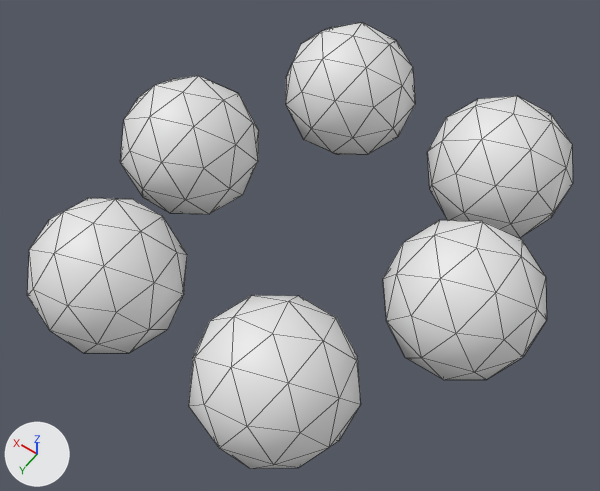
Before and after pictures for a commit that changed the Blender file data/models/bracelet.blend.
Before and after are seen from a 50 mm camera at (-0.376, 0.489, 0.746) aimed at (-0.03, 0.004, -0.016). The axes (+X, +Y, +Z) are drawn at lower left. The lights are the same throughout. Mesh edges are drawn as thin lines.
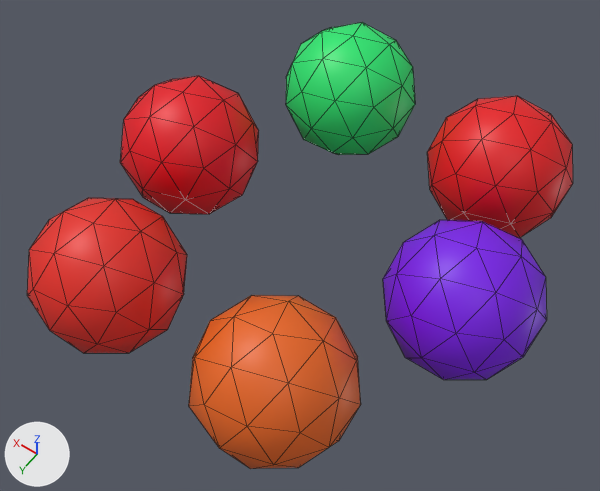
Commit message: Made the bracelet colorful

The change, as a list of edits to the scene's bpy script:
```text
Add mat_material_006:
    mat_material_006 = principled_material('Material.006')
    mat_material_006.base_color = (0.0174, 0.8, 0.163)  # green #24e770
Add mat_material_004:
    mat_material_004 = principled_material('Material.004')
    mat_material_004.base_color = (0.8, 0.00286, 0.0117)  # red #e7091c
Add mat_material_002:
    mat_material_002 = principled_material('Material.002')
    mat_material_002.base_color = (0.8, 0.0245, 0.0149)  # red #e72b21
Add mat_material_003:
    mat_material_003 = principled_material('Material.003')
    mat_material_003.base_color = (0.8, 0.131, 0.0104)  # orange #e7651a
Add mat_material_001:
    mat_material_001 = principled_material('Material.001')
    mat_material_001.base_color = (0.8, 0.00622, 0.00986)  # red #e71219
Add mat_material_005:
    mat_material_005 = principled_material('Material.005')
    mat_material_005.base_color = (0.194, 0.00453, 0.8)  # purple #7a0ee7
Change me_icosphere:
    where me_icosphere.from_pydata(...)  # 42 vertices, 80 faces; spans x -0.95..0.95, y -1.0..1.0, z -1.0..1.0
    add me_icosphere.materials.append(mat_material_005)  # purple #7a0ee7
Change me_icosphere_001:
    where me_icosphere_001.from_pydata(...)  # 42 vertices, 80 faces; spans x -0.95..0.95, y -1.0..1.0, z -1.0..1.0
    add me_icosphere_001.materials.append(mat_material_001)  # red #e71219
Change me_icosphere_002:
    where me_icosphere_002.from_pydata(...)  # 42 vertices, 80 faces; spans x -0.95..0.95, y -1.0..1.0, z -1.0..1.0
    add me_icosphere_002.materials.append(mat_material_003)  # orange #e7651a
Change me_icosphere_003:
    where me_icosphere_003.from_pydata(...)  # 42 vertices, 80 faces; spans x -0.95..0.95, y -1.0..1.0, z -1.0..1.0
    add me_icosphere_003.materials.append(mat_material_002)  # red #e72b21
Change me_icosphere_004:
    where me_icosphere_004.from_pydata(...)  # 42 vertices, 80 faces; spans x -0.95..0.95, y -1.0..1.0, z -1.0..1.0
    add me_icosphere_004.materials.append(mat_material_004)  # red #e7091c
Change me_icosphere_005:
    where me_icosphere_005.from_pydata(...)  # 42 vertices, 80 faces; spans x -0.95..0.95, y -1.0..1.0, z -1.0..1.0
    add me_icosphere_005.materials.append(mat_material_006)  # green #24e770
```

Location of each change, [x1, y1, x2, y2] in pixels of the pictures (600 x 491 px):
'Icosphere.002', recoloured (white to orange): [189, 295, 361, 469] in both
'Icosphere', recoloured (white to purple): [383, 220, 547, 380] in both
'Icosphere.003', recoloured (white to red): [27, 198, 187, 353] in both
'Icosphere.001', recoloured (white to red): [427, 96, 573, 238] in both
'Icosphere.004', recoloured (white to red): [120, 76, 259, 214] in both
'Icosphere.005', recoloured (white to green): [286, 23, 415, 155] in both
